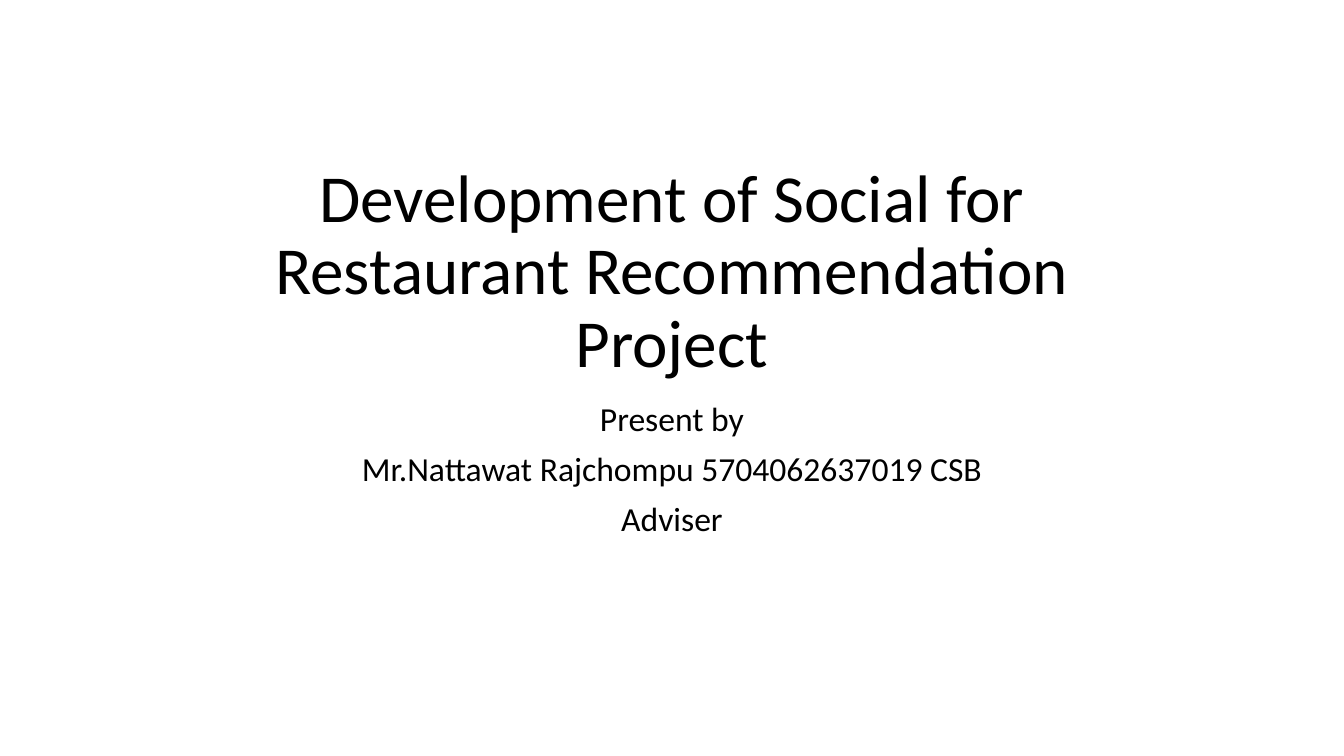
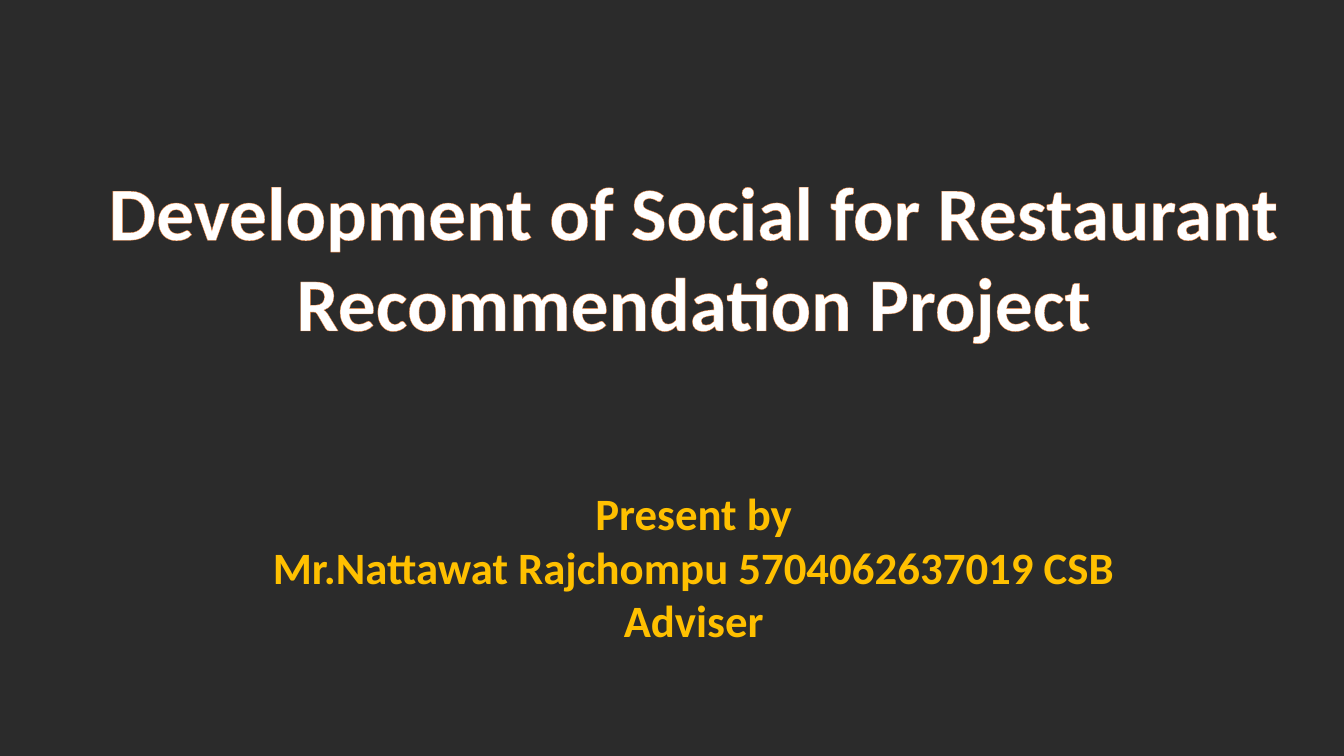
Before and after one commit to ta1234456/presentation-project, a slide deck: slide 1 of Development of Social for Restaurant Recommendation Project.pptx. Drawn at 1344x756 pixels with LibreOffice and Linux fonts; fonts in the diff are those of the drawing; background and template pictures are left out; a plain dark background stands for a picture behind light text. Boxes give left, top, right and bottom in pixels: in the first picture for what was removed or moved away, otherwise in the second. Text is boxed around its words. In the diff, an @@ line names an element or a change of style, - is before the commit and + after.

```diff
--- a/Development of Social for Restaurant Recommendation Project.pptx
+++ b/Development of Social for Restaurant Recommendation Project.pptx
@@ background #FFFFFF to picture (left out) @@
@@ text "Development of Social for Restaurant ...": place and size @@
-text "Development of Social for Restaurant ..." at [275, 175, 1068, 379]
+text "Development of Social for Restaurant ..." at [109, 187, 1277, 344]
@@ text "Development of Social for Restaurant ..." at [109, 187, 1277, 344]: size 48 to 54 pt, text colour #000000 to #FFFFFF, letter outline none to #ED7D31 0.52 pt, bold on; line spacing 0.9 to 1; vertical alignment bottom to top @@
@@ text "Present by": place and size @@
-text "Present by" at [362, 407, 982, 532]
+text "Present by" at [273, 498, 1114, 638]
@@ text "Present by" at [273, 498, 1114, 638]: size 24 to 32 pt, text colour #000000 to #FFC000, bold on; line spacing 0.9 to 1; less space between paragraphs @@
```
Also in this commit, not shown: 1 other slide changed, 8 slides added, 1 other file.
